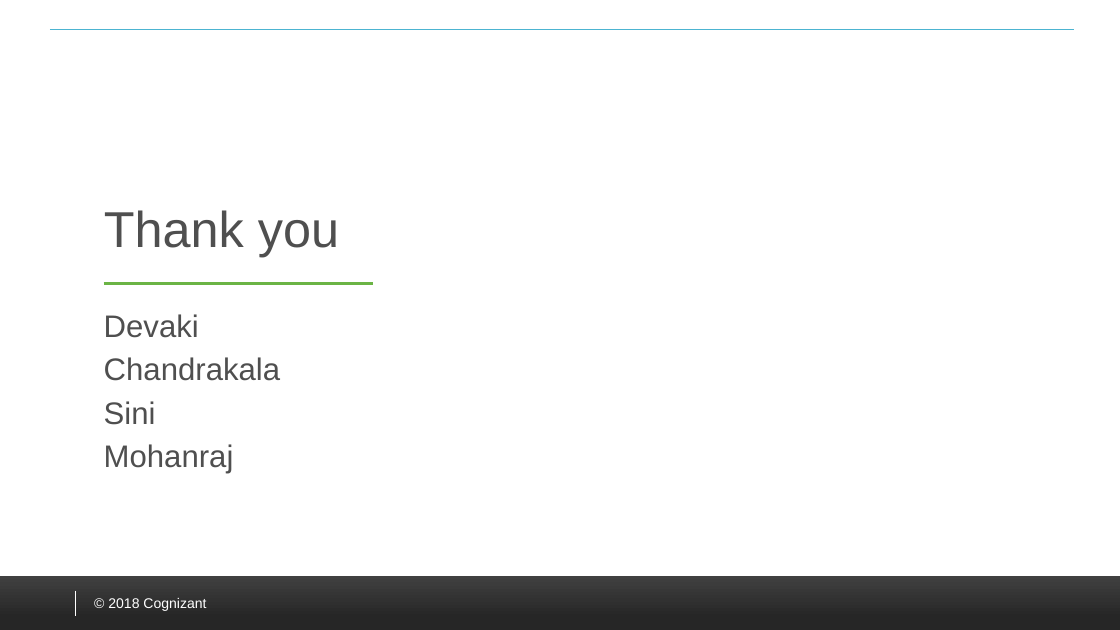
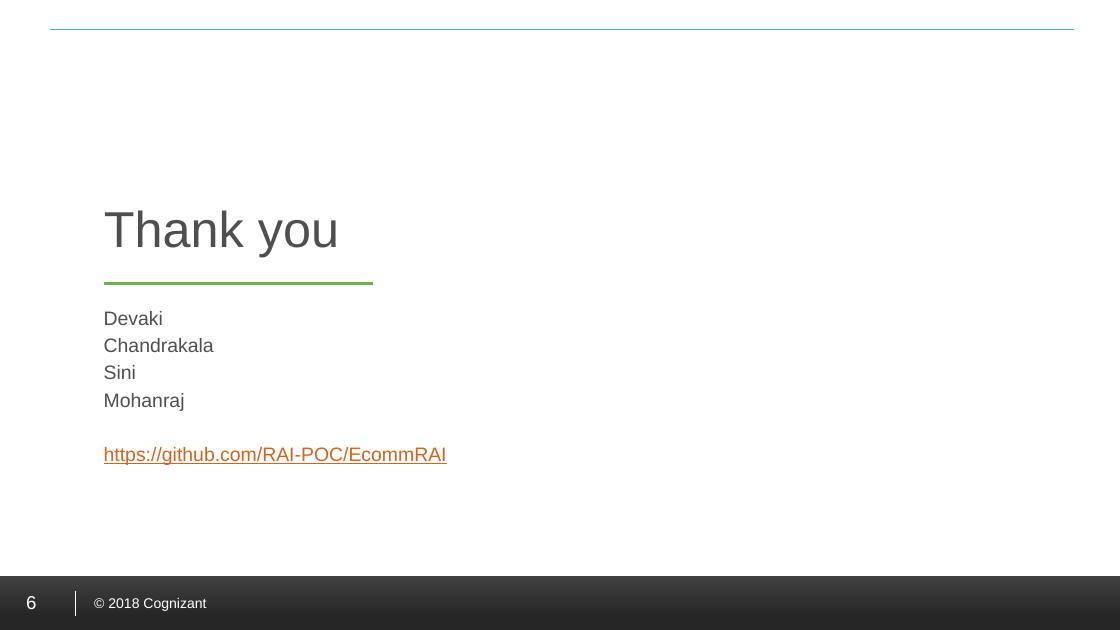
Before and after one commit to RAI-POC/EcommRAI, a slide deck: slide 6 of RAI_Ecomm.pptx. Drawn at 1120x630 pixels with LibreOffice and Linux fonts; fonts in the diff are those of the drawing; background and template pictures are left out. Boxes give left, top, right and bottom in pixels: in the first picture for what was removed or moved away, otherwise in the second. Text is boxed around its words. In the diff, an @@ line names an element or a change of style, - is before the commit and + after.

```diff
--- a/RAI_Ecomm.pptx
+++ b/RAI_Ecomm.pptx
@@ text at box(104, 311, 214, 411): size 20 to 12.5 pt in "Devaki", "Chandrakala", "Sini", "Mohanraj"; less space between paragraphs @@
@@ text at box(104, 447, 447, 465): paragraph added @@
+https://github.com/RAI-POC/EcommRAI
@@ page number added at box(26, 596, 36, 609), 12 pt, text #FFFFFF @@
+6
```
Also in this commit, not shown: 5 other slides changed.
